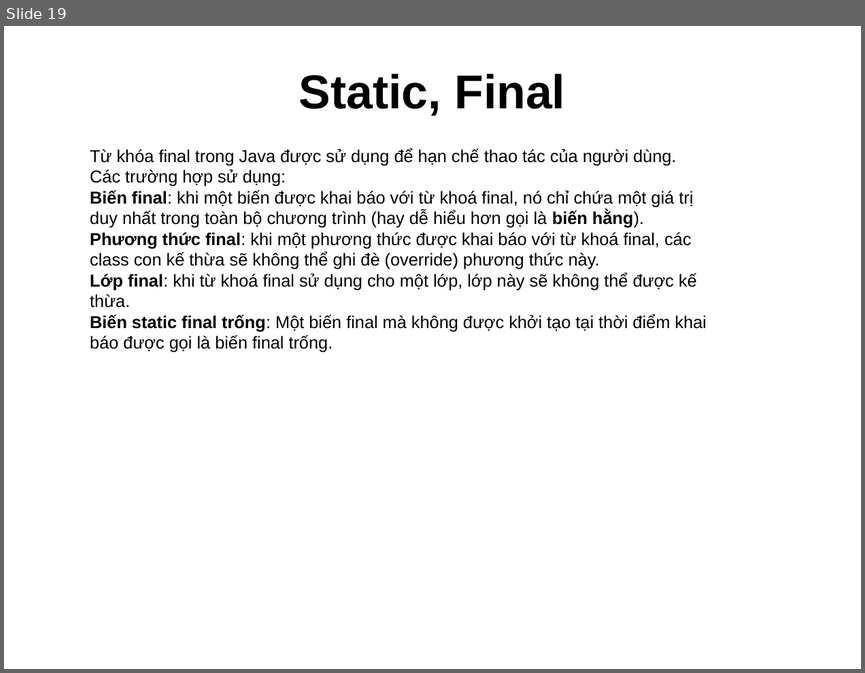
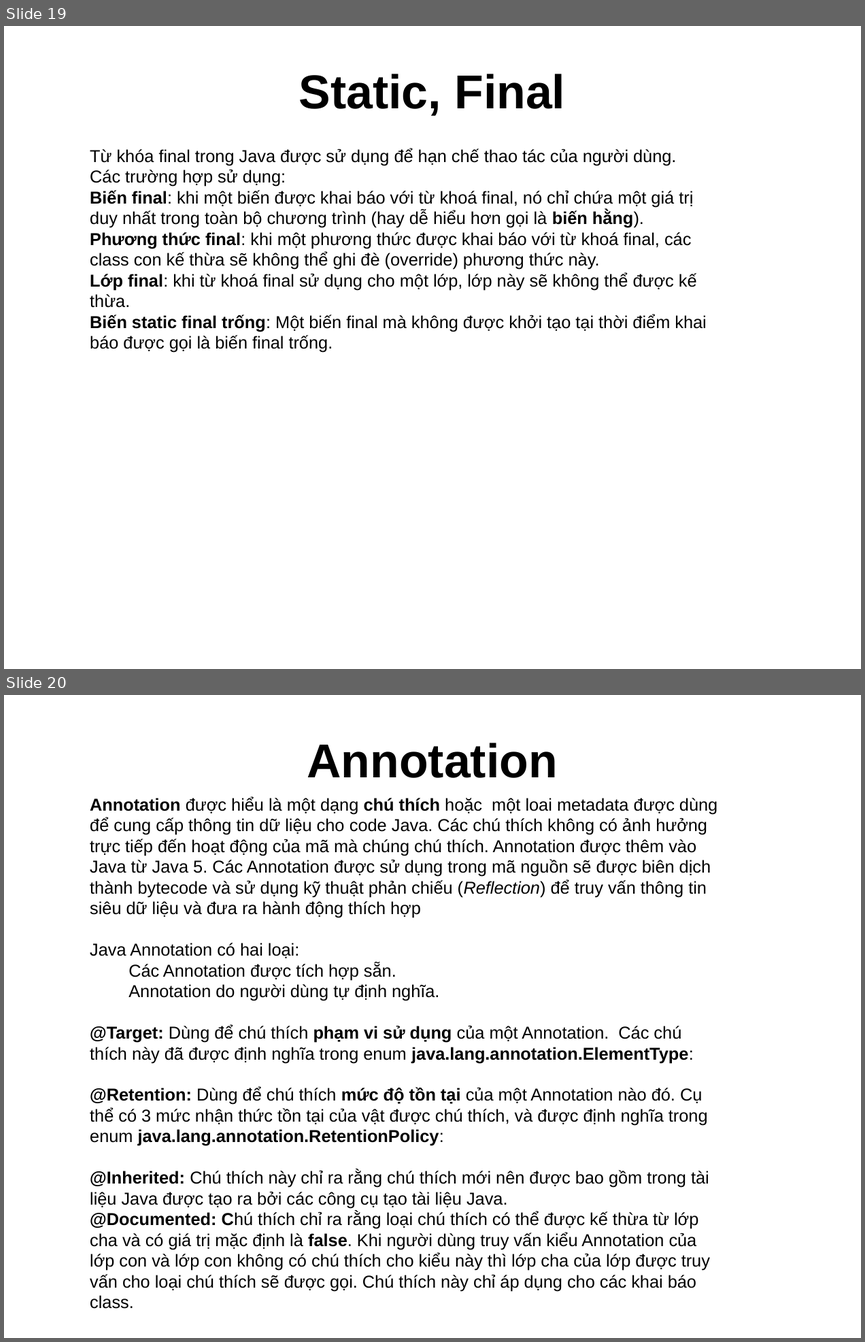
Before and after one commit to truongphan/documents, a slide deck: JavaCore.pptx. Shown one above the other, each under a label of ours: slide 19 before the commit, slides 19 and 20 after it. The pictures are 865x673 and 865x1342 pixels, drawn with LibreOffice and Linux fonts; fonts in the diff are those of the drawing. Boxes give left, top, right and bottom in pixels: in the first picture for what was removed or moved away, otherwise in the second. Text is boxed around its words. In the diff, an @@ line names an element or a change of style, - is before the commit and + after.

Commit message:
Update java core

```diff
--- a/JavaCore.pptx
+++ b/JavaCore.pptx
@@ slide 20 added at bbox=[4, 695, 861, 1338], background #FFFFFF @@
@@ text added at bbox=[307, 743, 558, 778], 44 pt, text #000000, bold @@
+Annotation
@@ text added at bbox=[90, 796, 717, 1308], 16 pt, text #000000 @@
+Annotation được hiểu là một dạng chú thích hoặc một loai metadata được dùng để cung cấp thông tin dữ liệu cho code Java. Các chú thích không có ảnh hưởng trực tiếp đến hoạt động của mã mà chúng chú thích. Annotation được thêm vào Java từ Java 5. Các Annotation được sử dụng trong mã nguồn sẽ được biên dịch thành bytecode và sử dụng kỹ thuật phản chiếu (Reflection) để truy vấn thông tin siêu dữ liệu và đưa ra hành động thích hợp
+Java Annotation có hai loại:
+  Các Annotation được tích hợp sẵn.
+  Annotation do người dùng tự định nghĩa.
+@Target: Dùng để chú thích phạm vi sử dụng của một Annotation. Các chú thích này đã được định nghĩa trong enum java.lang.annotation.ElementType:
+@Retention: Dùng để chú thích mức độ tồn tại của một Annotation nào đó. Cụ thể có 3 mức nhận thức tồn tại của vật được chú thích, và được định nghĩa trong enum java.lang.annotation.RetentionPolicy:
+@Inherited: Chú thích này chỉ ra rằng chú thích mới nên được bao gồm trong tài liệu Java được tạo ra bởi các công cụ tạo tài liệu Java.
+@Documented: Chú thích chỉ ra rằng loại chú thích có thể được kế thừa từ lớp cha và có giá trị mặc định là false. Khi người dùng truy vấn kiểu Annotation của lớp con và lớp con không có chú thích cho kiểu này thì lớp cha của lớp được truy vấn cho loại chú thích sẽ được gọi. Chú thích này chỉ áp dụng cho các khai báo class.
```
Also in this commit, not shown: 1 slide changed, 1 other slide added.
